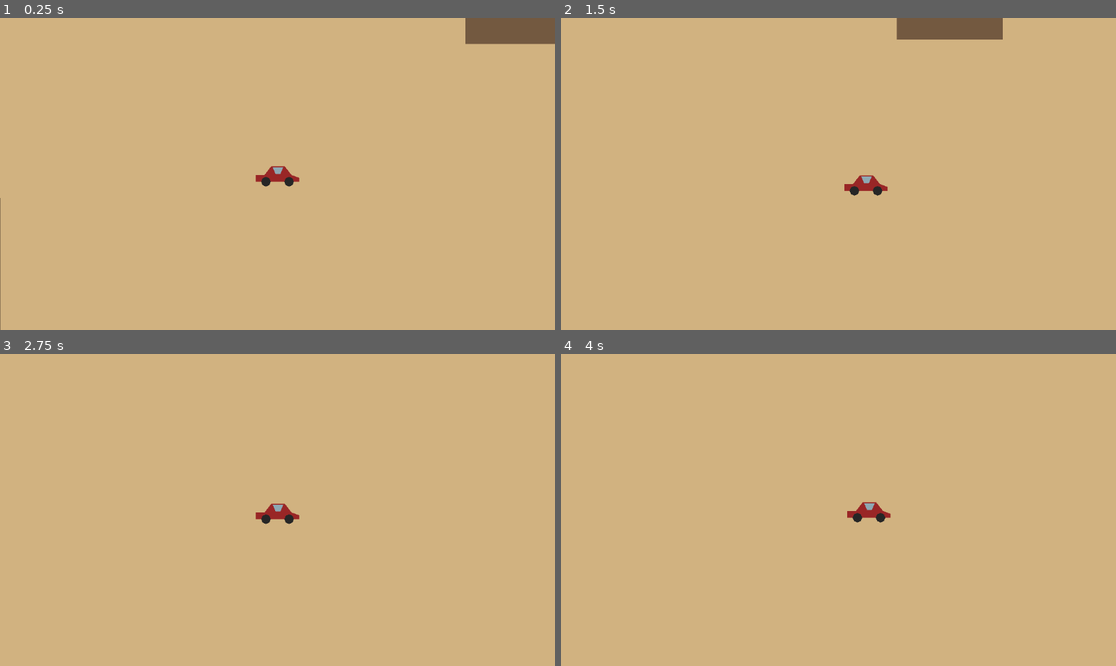
Above: before the commit, frames 1-4 (two rows, left to right).
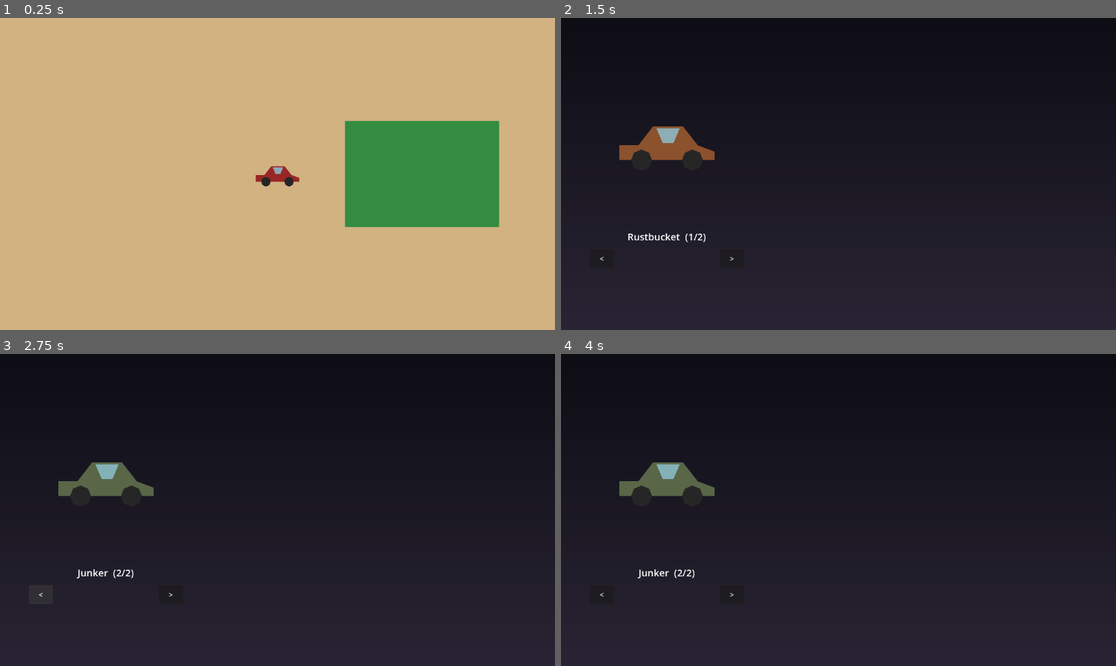
Above: after the commit, the same moments.

Repository: davidkovacwebdev/junkyard-drag-racing
Game: Godot game, scene res://scenes/world/main.tscn
Same seed, same stepped clock (60 frames per second), same inputs: the game is played once before the commit and once after it.
Inputs (mouse positions are in pixels of both pictures, inside the frame that each line leads up to):
- Up to frame 1 (0.25 s): no input
- Up to frame 2 (1.5 s): tap Enter at 0.5 s; move the mouse to (960, 158) at 0.52 s; hold D 0.53-1.28 s; hold Space 0.53-1.28 s; click (960, 158) at 0.67 s; move the mouse to (727, 189) at 1.27 s; hold S from 1.28 s (still down); tap Space at 1.35 s
- Up to frame 3 (2.75 s): tap Space at 1.52, 1.82 s; release S at 2 s; click (38, 594) at 2 s, where only the run after the commit has a clickable "<"
- Up to frame 4 (4 s): click (733, 594) at 2.75 s, where only the run after the commit has a clickable ">"; tap Enter at 3.5 s; move the mouse to (894, 441) at 3.52 s; hold D from 3.53 s (still down); hold Space from 3.53 s (still down)

The runs differ from the first frame. In frame 1, 11% of the frame differs, in the area x 0-100%, y 0-100%; in frame 2, 100%; in frame 3, 100%; in frame 4, 100%.

Commit message:
Add garage screen, primitive inventory, and building interaction hook
Extracts the car silhouette into a shared CarVisual scene used by both
the drivable car and the garage preview. Obstacle gained an optional
interior_scene so any building can lead somewhere on activation, wired
up for the House -> Garage. Inventory autoload seeds 2 random starter
cars (garage_capacity = 2 for now) as CarModelData Resources, chosen so
they drop into ResourceSaver later without restructuring.

Diff:
--- /dev/null
+++ b/autoload/inventory.gd
@@ -0,0 +1,30 @@
+extends Node
+## Placeholder player inventory (autoload singleton "Inventory"). Holds
+## which cars the player owns and how many the garage can currently hold.
+##
+## No save/load yet — that's planned, not built. When it lands, owned_cars
+## being a plain Array[CarModelData] of Resources means it can be written
+## straight out with ResourceSaver (or ResourceSaver.save each entry into
+## a save-game folder) without restructuring this data; garage_capacity
+## is one raw int that just needs to land in the same save blob.
+
+var garage_capacity: int = 2
+var owned_cars: Array[CarModelData] = []
+
+const _STARTER_POOL := [
+	{"id": &"rustbucket", "name": "Rustbucket", "color": Color(0.55, 0.32, 0.18)},
+	{"id": &"bumper_special", "name": "Bumper Special", "color": Color(0.6, 0.15, 0.15)},
+	{"id": &"blue_streak", "name": "Blue Streak", "color": Color(0.2, 0.35, 0.6)},
+	{"id": &"junker", "name": "Junker", "color": Color(0.35, 0.4, 0.28)},
+	{"id": &"sunburst", "name": "Sunburst", "color": Color(0.75, 0.55, 0.15)},
+]
+
+func _ready() -> void:
+	var pool := _STARTER_POOL.duplicate()
+	pool.shuffle()
+	for entry in pool.slice(0, garage_capacity):
+		var car := CarModelData.new()
+		car.id = entry["id"]
+		car.display_name = entry["name"]
+		car.body_color = entry["color"]
+		owned_cars.append(car)
--- a/project.godot
+++ b/project.godot
@@ -22,6 +22,7 @@
 [autoload]
 
 PartDatabase="*res://autoload/part_database.gd"
+Inventory="*res://autoload/inventory.gd"
 
 [editor_plugins]
 
--- /dev/null
+++ b/scenes/garage/garage.tscn
@@ -0,0 +1,55 @@
+[gd_scene load_steps=5 format=3]
+
+[ext_resource type="Script" path="res://scripts/garage/garage.gd" id="1"]
+[ext_resource type="PackedScene" path="res://scenes/world/car_visual.tscn" id="2"]
+
+[sub_resource type="Gradient" id="Gradient_1"]
+offsets = PackedFloat32Array(0, 1)
+colors = PackedColorArray(0.05, 0.05, 0.08, 1, 0.16, 0.14, 0.2, 1)
+
+[sub_resource type="GradientTexture2D" id="GradientTexture2D_1"]
+gradient = SubResource("Gradient_1")
+fill_from = Vector2(0, 0)
+fill_to = Vector2(0, 1)
+
+[node name="Garage" type="Control"]
+anchor_right = 1.0
+anchor_bottom = 1.0
+script = ExtResource("1")
+
+[node name="Background" type="TextureRect" parent="."]
+anchor_right = 1.0
+anchor_bottom = 1.0
+texture = SubResource("GradientTexture2D_1")
+expand_mode = 1
+stretch_mode = 0
+
+[node name="CarPreview" parent="." instance=ExtResource("2")]
+position = Vector2(220, 260)
+scale = Vector2(2.2, 2.2)
+
+[node name="NameLabel" type="Label" parent="."]
+offset_left = 60.0
+offset_top = 440.0
+offset_right = 380.0
+offset_bottom = 472.0
+theme_override_colors/font_color = Color(1, 1, 1, 1)
+theme_override_font_sizes/font_size = 20
+horizontal_alignment = 1
+
+[node name="PrevButton" type="Button" parent="."]
+offset_left = 60.0
+offset_top = 480.0
+offset_right = 110.0
+offset_bottom = 520.0
+text = "<"
+
+[node name="NextButton" type="Button" parent="."]
+offset_left = 330.0
+offset_top = 480.0
+offset_right = 380.0
+offset_bottom = 520.0
+text = ">"
+
+[connection signal="pressed" from="PrevButton" to="." method="_on_prev_pressed"]
+[connection signal="pressed" from="NextButton" to="." method="_on_next_pressed"]
--- /dev/null
+++ b/scenes/world/car_visual.tscn
@@ -0,0 +1,24 @@
+[gd_scene load_steps=2 format=3]
+
+[ext_resource type="Script" path="res://scripts/world/car_visual.gd" id="1"]
+
+[node name="CarVisual" type="Node2D"]
+script = ExtResource("1")
+
+[node name="Body" type="Polygon2D" parent="."]
+color = Color(0.6, 0.15, 0.15, 1)
+polygon = PackedVector2Array(-45, 16, -45, 2, -27, 2, -13, -16, 15, -16, 29, 2, 45, 8, 45, 16)
+
+[node name="Windshield" type="Polygon2D" parent="."]
+color = Color(0.55, 0.75, 0.8, 0.85)
+polygon = PackedVector2Array(-10, -14, 12, -14, 6, 0, -4, 0)
+
+[node name="WheelRear" type="Polygon2D" parent="."]
+position = Vector2(-24, 16)
+color = Color(0.15, 0.15, 0.15, 1)
+polygon = PackedVector2Array(10, 0, 7.07, 7.07, 0, 10, -7.07, 7.07, -10, 0, -7.07, -7.07, 0, -10, 7.07, -7.07)
+
+[node name="WheelFront" type="Polygon2D" parent="."]
+position = Vector2(24, 16)
+color = Color(0.15, 0.15, 0.15, 1)
+polygon = PackedVector2Array(10, 0, 7.07, 7.07, 0, 10, -7.07, 7.07, -10, 0, -7.07, -7.07, 0, -10, 7.07, -7.07)
--- a/scenes/world/main.tscn
+++ b/scenes/world/main.tscn
@@ -1,7 +1,8 @@
-[gd_scene load_steps=3 format=3]
+[gd_scene load_steps=4 format=3]
 
 [ext_resource type="PackedScene" path="res://scenes/world/player_car.tscn" id="1"]
 [ext_resource type="PackedScene" path="res://scenes/world/obstacle.tscn" id="2"]
+[ext_resource type="PackedScene" path="res://scenes/garage/garage.tscn" id="3"]
 
 [node name="Main" type="Node2D"]
 
@@ -14,17 +15,9 @@
 
 [node name="PlayerCar" parent="." instance=ExtResource("1")]
 
-[node name="Obstacle1" parent="." instance=ExtResource("2")]
-position = Vector2(500, -350)
-size = Vector2(220, 160)
-rect_color = Color(0.45, 0.35, 0.25, 1)
-
-[node name="Obstacle2" parent="." instance=ExtResource("2")]
-position = Vector2(-650, 200)
-size = Vector2(150, 300)
-rect_color = Color(0.5, 0.42, 0.3, 1)
-
-[node name="Obstacle3" parent="." instance=ExtResource("2")]
-position = Vector2(100, 700)
-size = Vector2(320, 120)
-rect_color = Color(0.4, 0.3, 0.22, 1)
+[node name="House" parent="." instance=ExtResource("2")]
+position = Vector2(300, 0)
+size = Vector2(320, 220)
+rect_color = Color(0.2, 0.55, 0.25, 1)
+display_name = "Garage"
+interior_scene = ExtResource("3")
--- a/scenes/world/player_car.tscn
+++ b/scenes/world/player_car.tscn
@@ -1,35 +1,48 @@
-[gd_scene load_steps=3 format=3]
+[gd_scene load_steps=5 format=3]
 
 [ext_resource type="Script" path="res://scripts/world/player_car.gd" id="1"]
+[ext_resource type="PackedScene" path="res://scenes/world/car_visual.tscn" id="2"]
 
 [sub_resource type="RectangleShape2D" id="RectangleShape2D_1"]
 size = Vector2(90, 32)
 
+[sub_resource type="CircleShape2D" id="CircleShape2D_1"]
+radius = 90.0
+
 [node name="PlayerCar" type="CharacterBody2D"]
 script = ExtResource("1")
 
-[node name="Visual" type="Node2D" parent="."]
-
-[node name="Body" type="Polygon2D" parent="Visual"]
-color = Color(0.6, 0.15, 0.15, 1)
-polygon = PackedVector2Array(-45, 16, -45, 2, -27, 2, -13, -16, 15, -16, 29, 2, 45, 8, 45, 16)
-
-[node name="Windshield" type="Polygon2D" parent="Visual"]
-color = Color(0.55, 0.75, 0.8, 0.85)
-polygon = PackedVector2Array(-10, -14, 12, -14, 6, 0, -4, 0)
-
-[node name="WheelRear" type="Polygon2D" parent="Visual"]
-position = Vector2(-24, 16)
-color = Color(0.15, 0.15, 0.15, 1)
-polygon = PackedVector2Array(10, 0, 7.07, 7.07, 0, 10, -7.07, 7.07, -10, 0, -7.07, -7.07, 0, -10, 7.07, -7.07)
-
-[node name="WheelFront" type="Polygon2D" parent="Visual"]
-position = Vector2(24, 16)
-color = Color(0.15, 0.15, 0.15, 1)
-polygon = PackedVector2Array(10, 0, 7.07, 7.07, 0, 10, -7.07, 7.07, -10, 0, -7.07, -7.07, 0, -10, 7.07, -7.07)
+[node name="Visual" parent="." instance=ExtResource("2")]
 
 [node name="CollisionShape2D" type="CollisionShape2D" parent="."]
 shape = SubResource("RectangleShape2D_1")
 
 [node name="Camera2D" type="Camera2D" parent="."]
 position_smoothing_enabled = true
+
+[node name="InteractionZone" type="Area2D" parent="."]
+
+[node name="CollisionShape2D" type="CollisionShape2D" parent="InteractionZone"]
+shape = SubResource("CircleShape2D_1")
+
+[node name="UI" type="CanvasLayer" parent="."]
+
+[node name="TooltipLabel" type="Label" parent="UI"]
+anchors_preset = -1
+anchor_left = 0.5
+anchor_top = 1.0
+anchor_right = 0.5
+anchor_bottom = 1.0
+offset_left = -250.0
+offset_top = -60.0
+offset_right = 250.0
+offset_bottom = -20.0
+grow_horizontal = 2
+grow_vertical = 0
+theme_override_colors/font_color = Color(1, 1, 1, 1)
+theme_override_colors/font_outline_color = Color(0, 0, 0, 1)
+theme_override_constants/outline_size = 5
+theme_override_font_sizes/font_size = 22
+horizontal_alignment = 1
+vertical_alignment = 1
+visible = false
--- /dev/null
+++ b/scripts/garage/garage.gd
@@ -0,0 +1,44 @@
+class_name Garage
+extends Control
+## Placeholder garage screen: browse the player's owned cars with the
+## prev/next arrows. Fixed pixel layout for now, not responsive — fine
+## for a single early-game screen.
+
+@onready var _car_visual: CarVisual = $CarPreview
+@onready var _name_label: Label = $NameLabel
+
+var _index: int = 0
+var _escape_pressed_last: bool = false
+
+func _ready() -> void:
+	_refresh()
+
+func _process(_delta: float) -> void:
+	var escape_pressed := Input.is_physical_key_pressed(KEY_ESCAPE)
+	if escape_pressed and not _escape_pressed_last:
+		get_tree().change_scene_to_file("res://scenes/world/main.tscn")
+	_escape_pressed_last = escape_pressed
+
+func _on_prev_pressed() -> void:
+	_cycle(-1)
+
+func _on_next_pressed() -> void:
+	_cycle(1)
+
+func _cycle(step: int) -> void:
+	var count := Inventory.owned_cars.size()
+	if count == 0:
+		return
+	_index = (_index + step + count) % count
+	_refresh()
+
+func _refresh() -> void:
+	var cars := Inventory.owned_cars
+	if cars.is_empty():
+		_name_label.text = "No cars in the garage yet"
+		_car_visual.visible = false
+		return
+	_car_visual.visible = true
+	var car: CarModelData = cars[_index]
+	_car_visual.set_body_color(car.body_color)
+	_name_label.text = "%s  (%d/%d)" % [car.display_name, _index + 1, cars.size()]
--- /dev/null
+++ b/scripts/inventory/car_model_data.gd
@@ -0,0 +1,9 @@
+class_name CarModelData
+extends Resource
+## One garage-inventory entry. A Resource rather than a plain dict/class
+## on purpose: an Array[CarModelData] can be handed straight to
+## ResourceSaver/JSON later for save games without restructuring.
+
+@export var id: StringName
+@export var display_name: String = ""
+@export var body_color: Color = Color.WHITE
--- /dev/null
+++ b/scripts/world/car_visual.gd
@@ -0,0 +1,16 @@
+class_name CarVisual
+extends Node2D
+## Shared side-view car silhouette. Used both by the drivable PlayerCar
+## and by the garage preview, so the shape only has to live in one place.
+
+@export var body_color: Color = Color(0.6, 0.15, 0.15, 1)
+
+func _ready() -> void:
+	_apply_color()
+
+func set_body_color(color: Color) -> void:
+	body_color = color
+	_apply_color()
+
+func _apply_color() -> void:
+	$Body.color = body_color
--- a/scripts/world/obstacle.gd
+++ b/scripts/world/obstacle.gd
@@ -7,6 +7,12 @@
 
 @export var size: Vector2 = Vector2(200, 200)
 @export var rect_color: Color = Color(0.45, 0.35, 0.25)
+## Non-empty makes this interactable: the player gets a "Press space to
+## enter" tooltip near it and its name is what gets printed on activation.
+@export var display_name: String = ""
+## Optional: if set, activating this also switches to that scene (e.g.
+## the garage interior).
+@export var interior_scene: PackedScene
 
 func _ready() -> void:
 	var visual: ColorRect = $ColorRect
--- a/scripts/world/player_car.gd
+++ b/scripts/world/player_car.gd
@@ -11,11 +11,15 @@
 @export var friction: float = 1800.0
 
 var _facing_right: bool = true
+var _space_pressed_last: bool = false
+
+@onready var _interaction_zone: Area2D = $InteractionZone
+@onready var _tooltip_label: Label = $UI/TooltipLabel
 
 func _ready() -> void:
 	motion_mode = CharacterBody2D.MOTION_MODE_FLOATING
 
-const _DRIVE_KEYS := [KEY_W, KEY_A, KEY_S, KEY_D, KEY_UP, KEY_DOWN, KEY_LEFT, KEY_RIGHT]
+const _DRIVE_KEYS := [KEY_W, KEY_A, KEY_S, KEY_D, KEY_UP, KEY_DOWN, KEY_LEFT, KEY_RIGHT, KEY_SPACE]
 
 func _notification(what: int) -> void:
 	# If the window loses OS focus while a key is held, no key-up event
@@ -29,6 +33,7 @@
 			ev.pressed = false
 			Input.parse_input_event(ev)
 		velocity = Vector2.ZERO
+		_space_pressed_last = false
 
 func _physics_process(delta: float) -> void:
 	var input_dir := Vector2.ZERO
@@ -53,3 +58,30 @@
 	var accel_rate := acceleration if input_dir != Vector2.ZERO else friction
 	velocity = velocity.move_toward(target_velocity, accel_rate * delta)
 	move_and_slide()
+
+	_process_interaction()
+
+## Nearby buildings are just StaticBody2Ds with a non-empty `display_name`
+## property (duck-typed, not a shared base class) that overlap this zone.
+func _find_interactable() -> Object:
+	for body in _interaction_zone.get_overlapping_bodies():
+		var target_name = body.get("display_name")
+		if typeof(target_name) == TYPE_STRING and target_name != "":
+			return body
+	return null
+
+func _process_interaction() -> void:
+	var target := _find_interactable()
+	if target != null:
+		_tooltip_label.text = "%s: Press space to enter" % target.display_name
+		_tooltip_label.visible = true
+	else:
+		_tooltip_label.visible = false
+
+	var space_pressed := Input.is_physical_key_pressed(KEY_SPACE)
+	if space_pressed and not _space_pressed_last and target != null:
+		print(target.display_name)
+		var interior = target.get("interior_scene")
+		if interior is PackedScene:
+			get_tree().change_scene_to_packed(interior)
+	_space_pressed_last = space_pressed
Not shown, added: autoload/inventory.gd.uid
Not shown, added: scripts/garage/garage.gd.uid
Not shown, added: scripts/inventory/car_model_data.gd.uid
Not shown, added: scripts/world/car_visual.gd.uid
